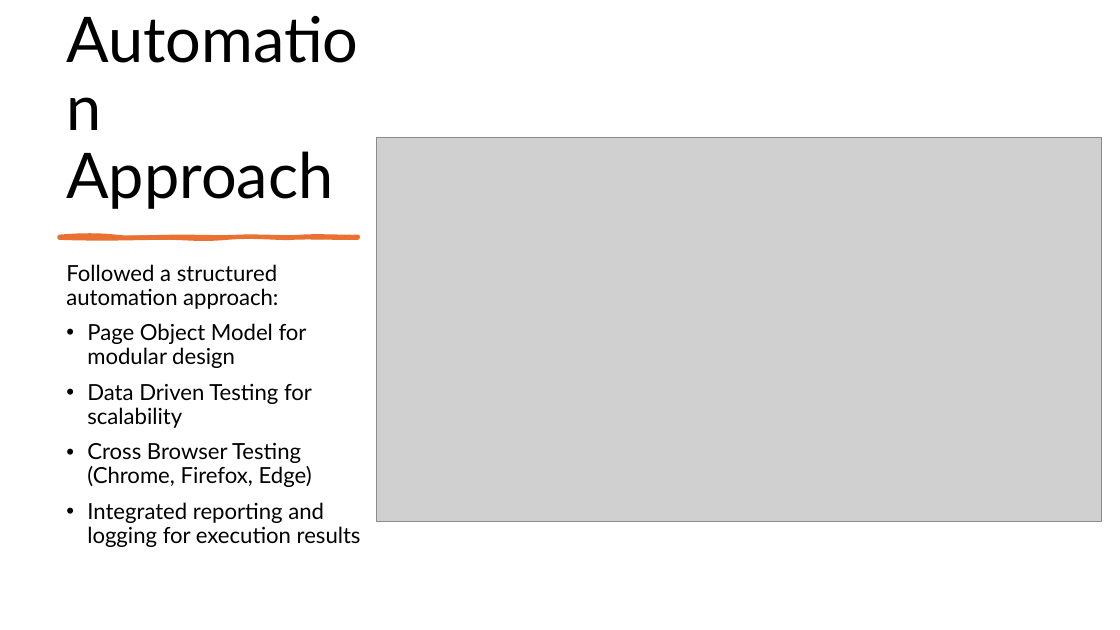
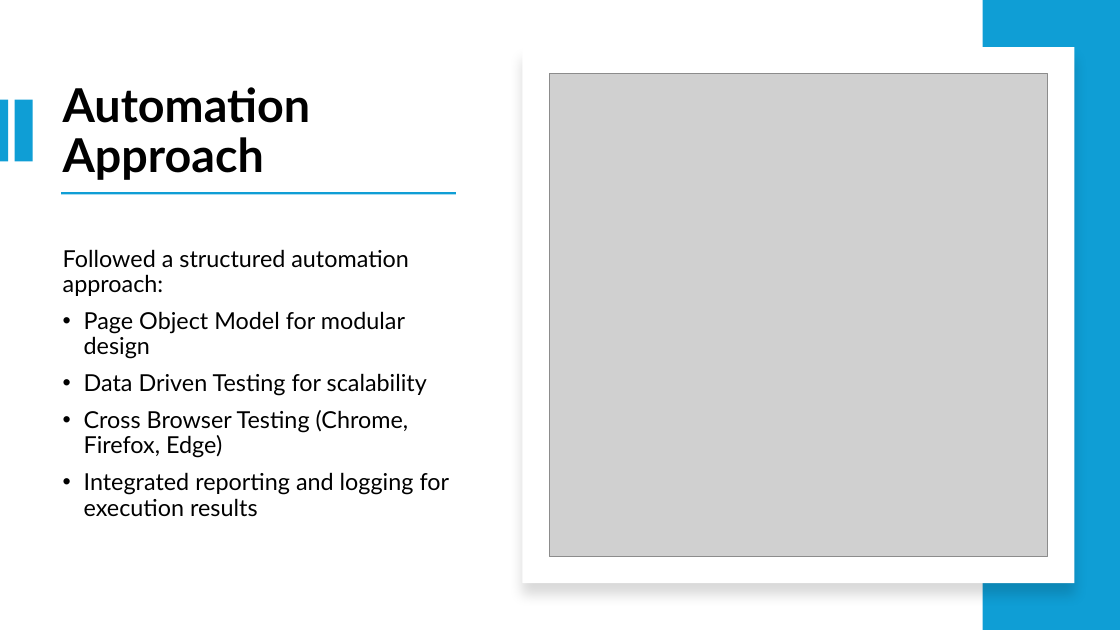
Before and after one commit to kirankumar792001/SauceDemo_CapstoneProject, a slide deck: slide 7 of PPT.pptx. Drawn at 1120x630 pixels with LibreOffice and Linux fonts; fonts in the diff are those of the drawing; grey boxes stand for pictures. Boxes give left, top, right and bottom in pixels: in the first picture for what was removed or moved away, otherwise in the second. Text is boxed around its words. In the diff, an @@ line names an element or a change of style, - is before the commit and + after.

```diff
--- a/PPT.pptx
+++ b/PPT.pptx
@@ rectangle added at [983, 0, 1120, 630], fill #0F9ED5 @@
@@ rectangle added at [523, 47, 1075, 583], fill #FFFFFF @@
@@ title "Automation Approach": place and size @@
-title "Automation Approach" at [66, 288, 278, 309]
+title "Automation Approach" at [63, 87, 311, 180]
@@ title "Automation Approach" at [63, 87, 311, 180]: size 54 to 40 pt, bold on; vertical alignment bottom to middle @@
@@ picture: place and size @@
-picture at [377, 138, 1102, 522]
+picture at [549, 73, 1048, 556]
@@ rectangle added at [0, 99, 8, 161], fill #0F9ED5 @@
@@ rectangle added at [14, 99, 32, 161], fill #0F9ED5 @@
@@ rectangle added at [61, 192, 456, 195], fill #0F9ED5 @@
@@ text "Followed a structured automation approach:": place and size @@
-text "Followed a structured automation approach:" at [66, 264, 361, 547]
+text "Followed a structured automation approach:" at [63, 249, 450, 517]
@@ text "Followed a structured automation approach:" at [63, 249, 450, 517]: size 19 to 20 pt; vertical alignment top to middle @@
@@ freeform shape removed at [59, 236, 358, 238] @@
```
Also in this commit, not shown: 12 other slides changed, 1 slide added.
